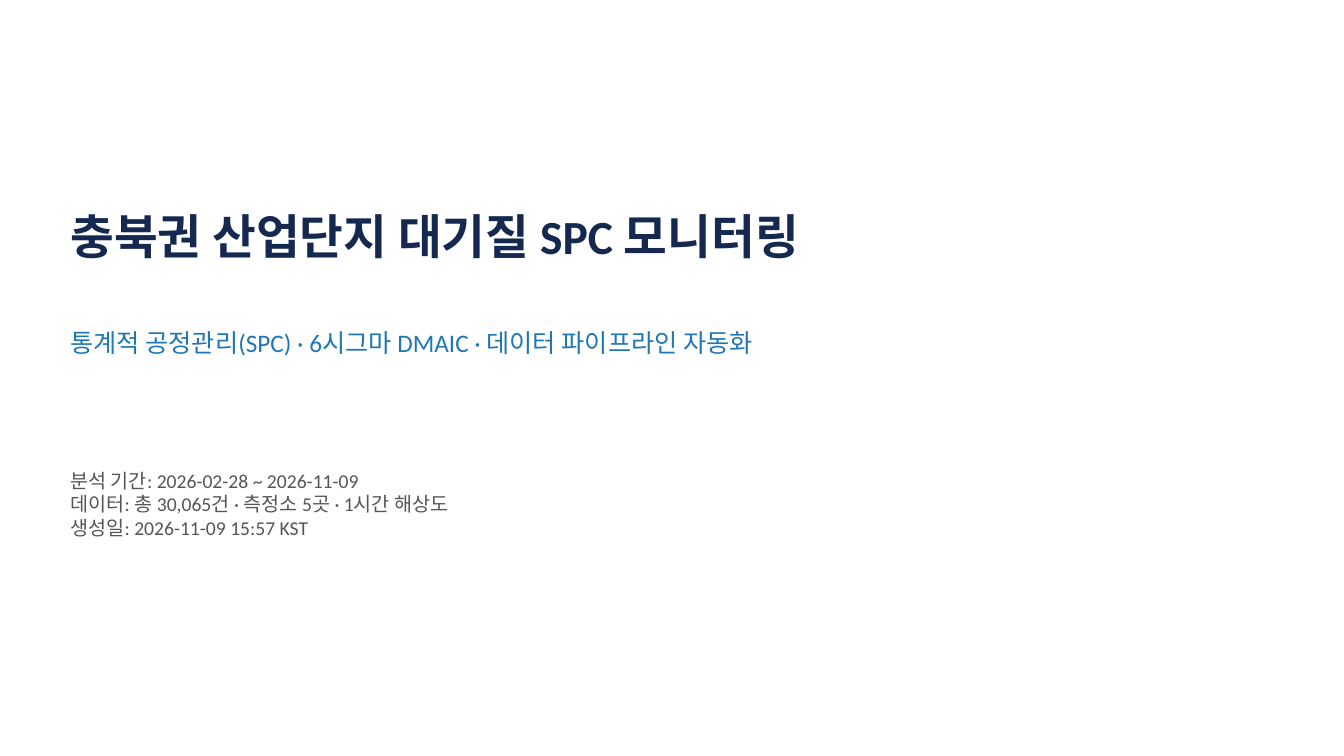
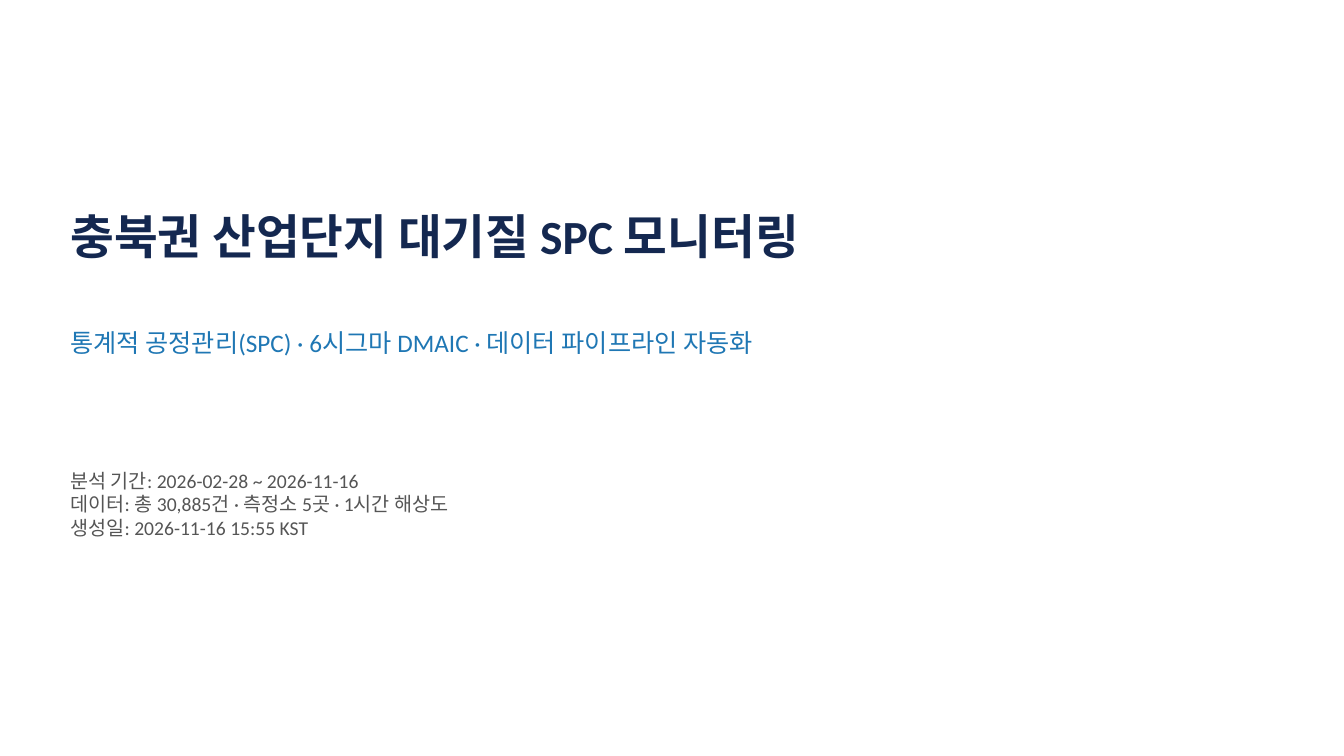
Before and after one commit to robinho0329/chungbuk-air-quality-monitor, a slide deck: slide 1 of reports/portfolio/latest.pptx. Drawn at 1344x756 pixels with LibreOffice and Linux fonts; fonts in the diff are those of the drawing. Boxes give left, top, right and bottom in pixels: in the first picture for what was removed or moved away, otherwise in the second. Text is boxed around its words. In the diff, an @@ line names an element or a change of style, - is before the commit and + after.

```diff
--- a/reports/portfolio/latest.pptx
+++ b/reports/portfolio/latest.pptx
@@ text at (70,472,448,537): text changed @@
-분석 기간: 2026-02-28 ~ 2026-11-09
-데이터: 총 30,065건 · 측정소 5곳 · 1시간 해상도
-생성일: 2026-11-09 15:57 KST
+분석 기간: 2026-02-28 ~ 2026-11-16
+데이터: 총 30,885건 · 측정소 5곳 · 1시간 해상도
+생성일: 2026-11-16 15:55 KST
```
Also in this commit, not shown: 1 other slide changed, 1 other file.
